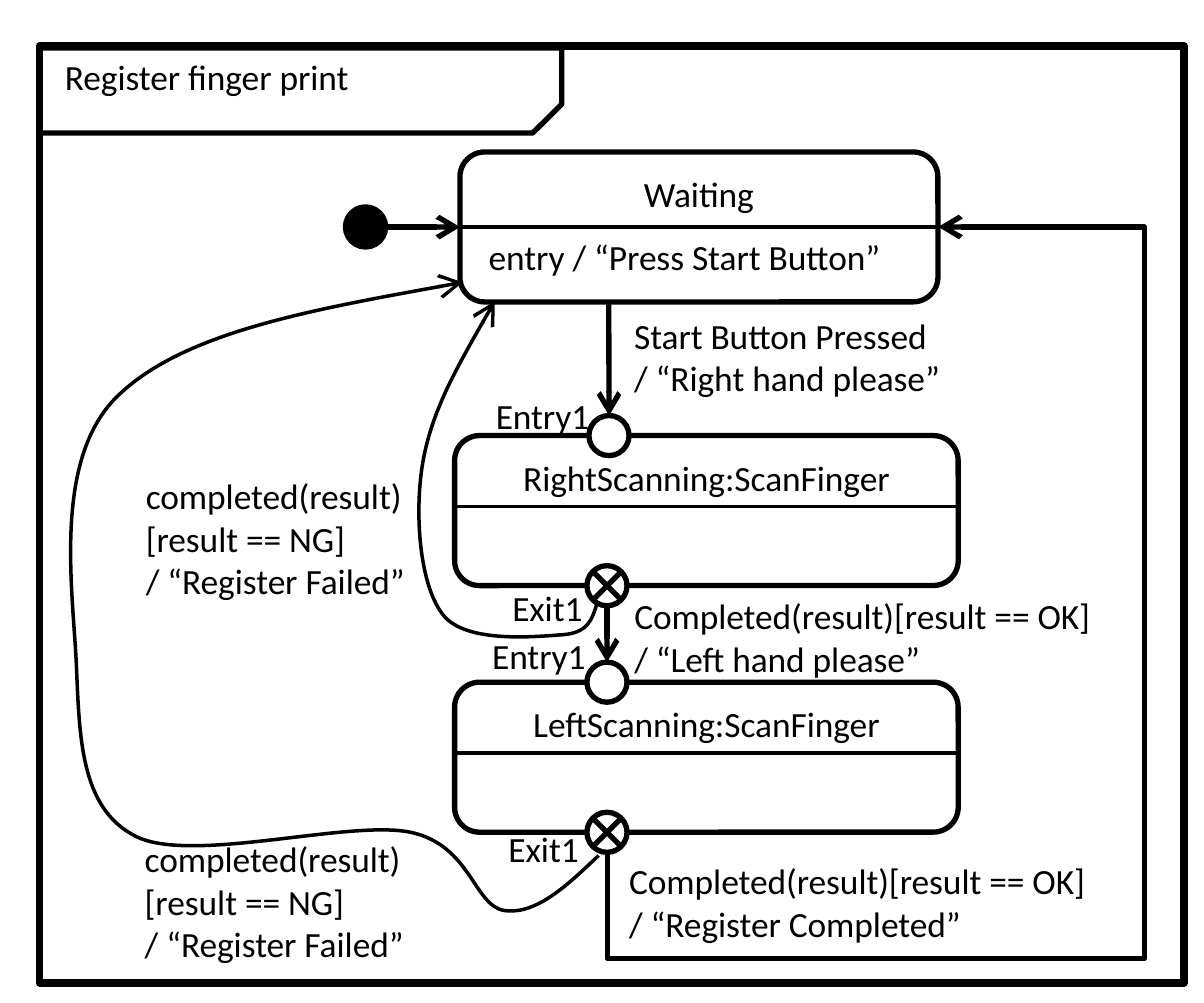
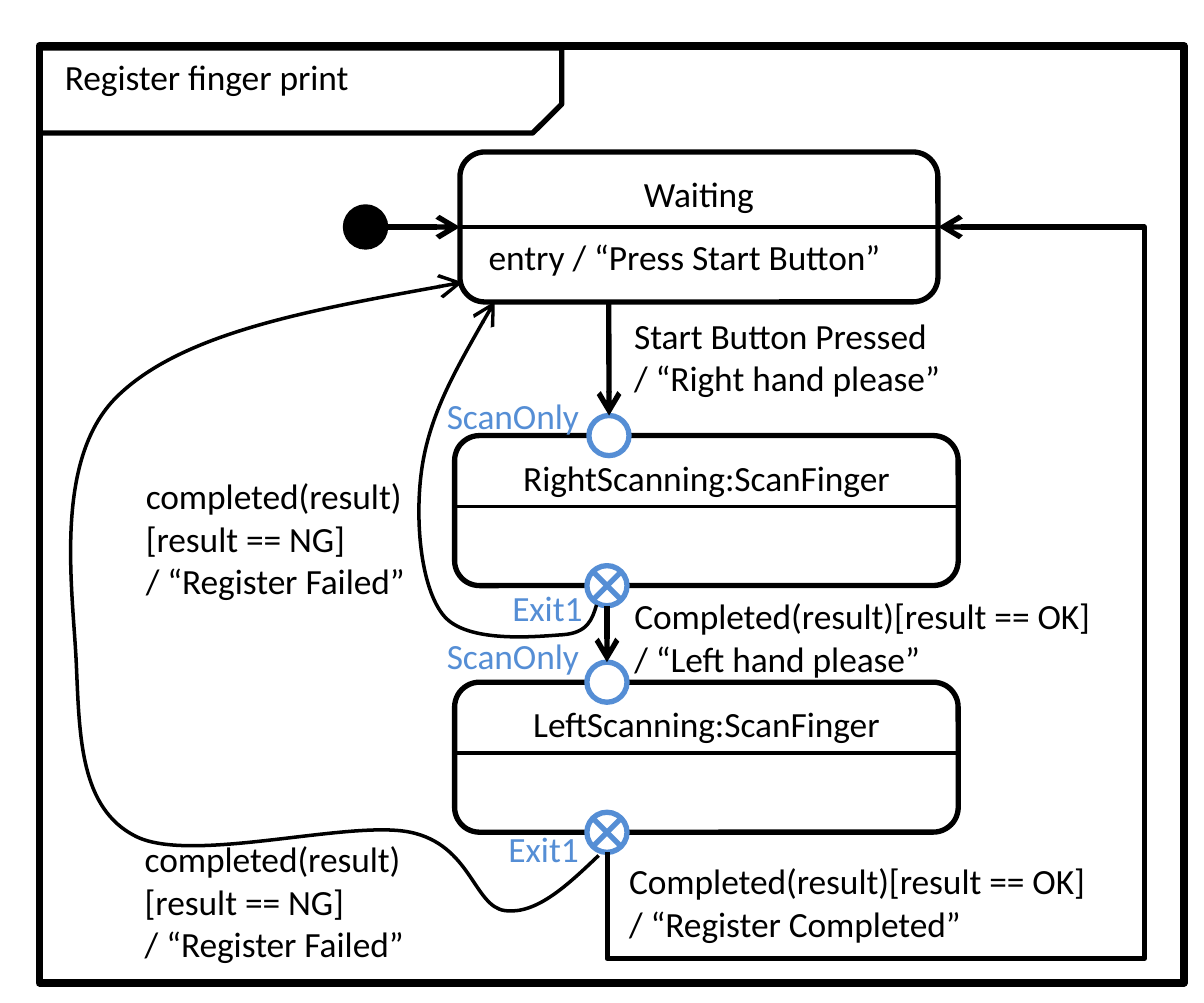
Before and after one commit to redboltz/cpp_sample, a slide deck: slide 17 of boost_training/msm/fig.pptx. Drawn at 1204x1003 pixels with LibreOffice and Linux fonts; fonts in the diff are those of the drawing. Boxes give left, top, right and bottom in pixels: in the first picture for what was removed or moved away, otherwise in the second. Text is boxed around its words. In the diff, an @@ line names an element or a change of style, - is before the commit and + after.

```diff
--- a/boost_training/msm/fig.pptx
+++ b/boost_training/msm/fig.pptx
@@ text at <box>447,404,579,438</box>: text changed; text colour #000000 to #558ED5 @@
-Entry1
+ScanOnly
@@ text "Exit1" at <box>512,596,582,630</box>: text colour #000000 to #558ED5 @@
@@ line (593, 570) - (621, 601): stroke #000000 1.5 pt to #558ED5 1.5 pt @@
@@ line (621, 570) - (593, 601): stroke #000000 1.5 pt to #558ED5 1.5 pt @@
@@ text added at <box>447,644,579,675</box>, 10 pt, text #558ED5 @@
+ScanOnly
@@ text removed at <box>492,646,585,675</box> @@
-Entry1
@@ text "Exit1" at <box>508,832,578,862</box>: text colour #000000 to #558ED5 @@
@@ outline #000000 1.5 pt to #558ED5 1.5 pt in 4 elements at <box>588,415,629,456</box>, <box>585,565,626,606</box>, <box>585,662,626,703</box>, <box>585,812,626,853</box> @@
@@ line (593, 817) - (621, 845): stroke #000000 1.5 pt to #558ED5 1.5 pt @@
@@ line (621, 817) - (593, 845): stroke #000000 1.5 pt to #558ED5 1.5 pt @@
```
Also in this commit, not shown: 1 other slide changed, 1 other file.
